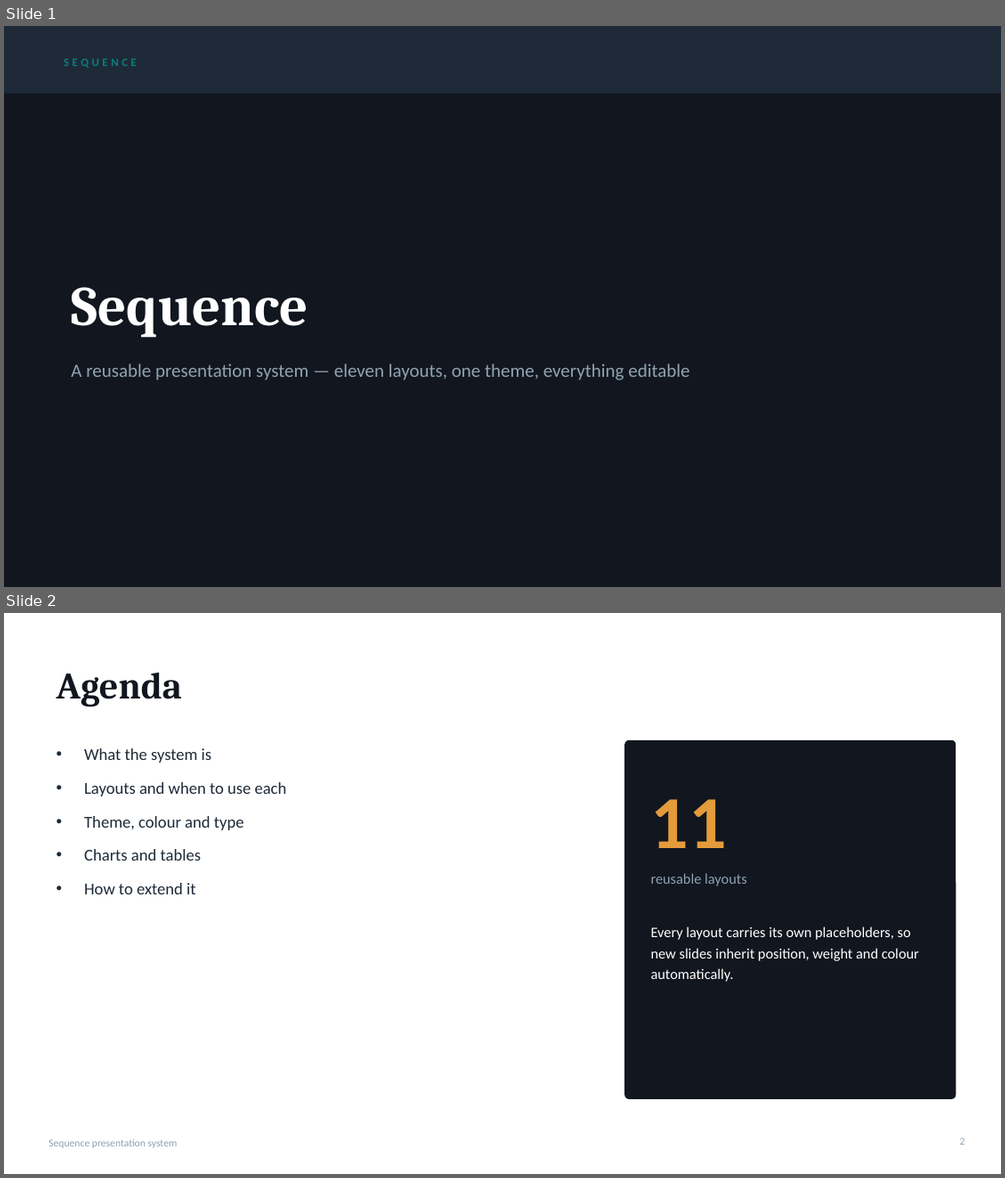
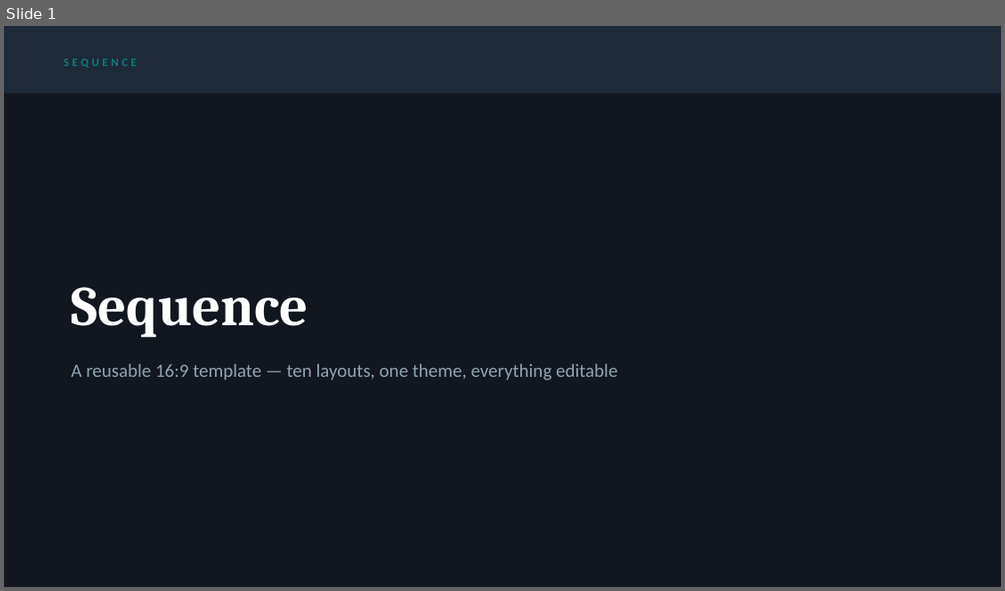
Before and after one commit to Addy2055/sequence-deck-template, a slide deck: Sequence-template.potx. Shown one above the other, each under a label of ours: slides 1 and 2 before the commit, slide 1 after it. The pictures are 1005x1178 and 1005x591 pixels, drawn with LibreOffice and Linux fonts; fonts in the diff are those of the drawing. Boxes give left, top, right and bottom in pixels: in the first picture for what was removed or moved away, otherwise in the second. Text is boxed around its words. In the diff, an @@ line names an element or a change of style, - is before the commit and + after.

```diff
--- a/Sequence-template.potx
+++ b/Sequence-template.potx
@@ slide 2 removed at (x1=4, y1=613, x2=1001, y2=1174), background #FFFFFF @@
@@ title removed at (x1=57, y1=673, x2=182, y2=707) @@
-Agenda
@@ rounded rectangle removed at (x1=624, y1=740, x2=956, y2=1099) @@
@@ text removed at (x1=84, y1=748, x2=287, y2=894) @@
-• What the system is
-• Layouts and when to use each
-• Theme, colour and type
-• Charts and tables
-• How to extend it
@@ text removed at (x1=651, y1=799, x2=727, y2=848) @@
-11
@@ text removed at (x1=651, y1=873, x2=747, y2=886) @@
-reusable layouts
@@ text removed at (x1=651, y1=926, x2=919, y2=981) @@
-Every layout carries its own placeholders, so new slides inherit position, weight and colour automatically.
@@ text removed at (x1=48, y1=1139, x2=178, y2=1148) @@
-Sequence presentation system
@@ page number removed at (x1=960, y1=1137, x2=965, y2=1144) @@
-2
@@ slide 1 changed as well @@
@@ text at (x1=71, y1=363, x2=617, y2=380): text changed @@
-A reusable presentation system — eleven layouts, one theme, everything editable
+A reusable 16:9 template — ten layouts, one theme, everything editable
```
Also in this commit, not shown: 3 other slides changed, 1 slide added, 5 other slides removed, 10 other files.
